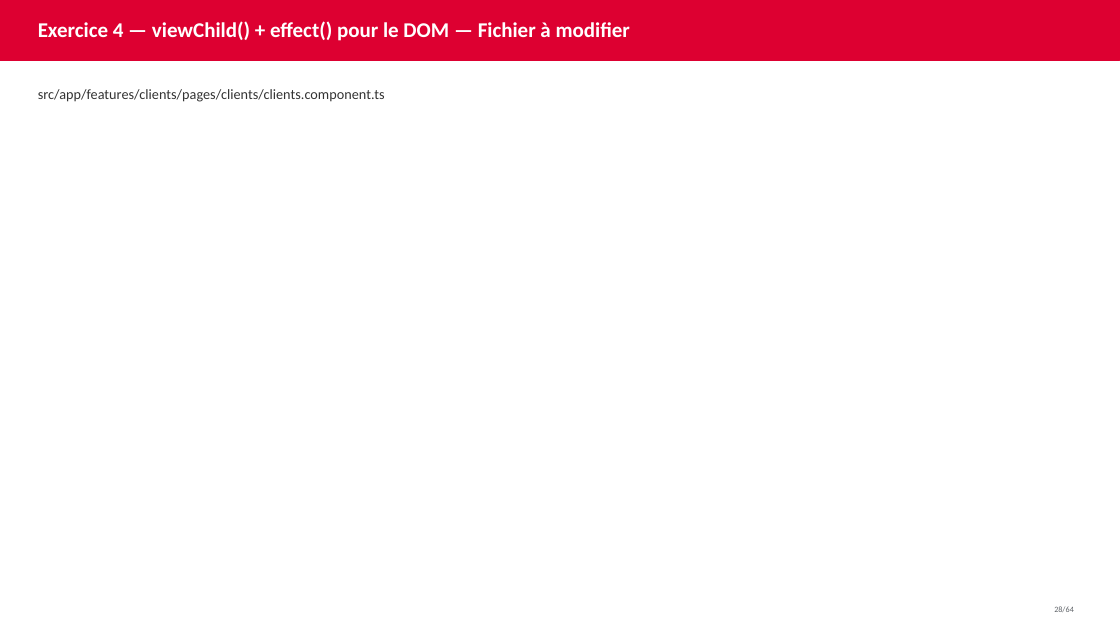
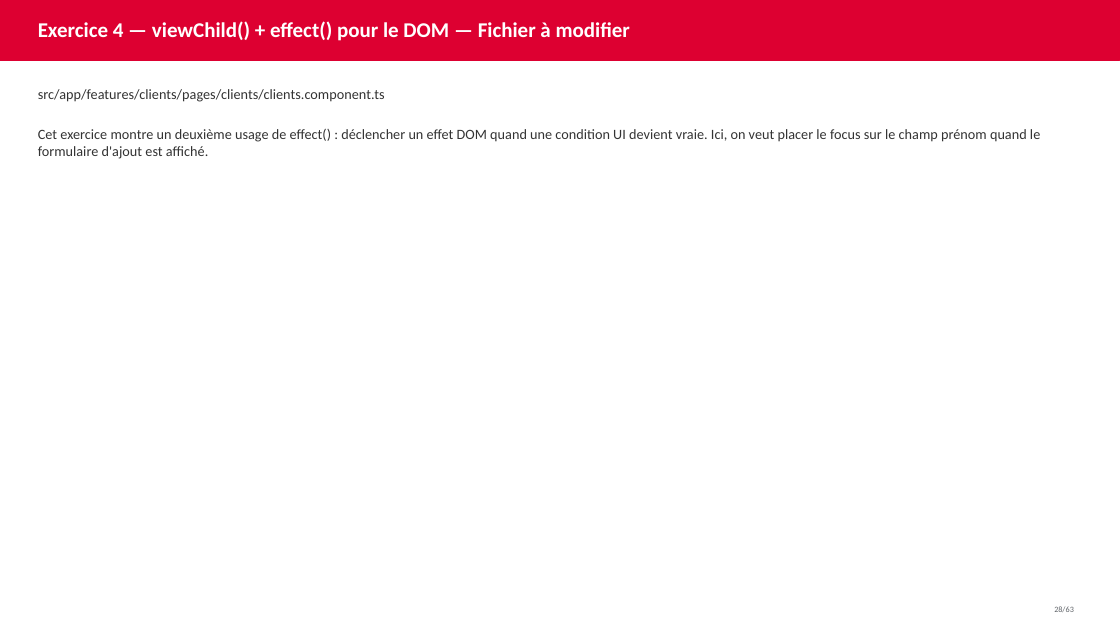
Before and after one commit to AchrafSlaoui/dojo-angular, a slide deck: slide 28 of docs/dojo-signals.pptx. Drawn at 1120x630 pixels with LibreOffice and Linux fonts; fonts in the diff are those of the drawing. Boxes give left, top, right and bottom in pixels: in the first picture for what was removed or moved away, otherwise in the second. Text is boxed around its words. In the diff, an @@ line names an element or a change of style, - is before the commit and + after.

Commit message:
simplifie effet focus exercice 4

```diff
--- a/docs/dojo-signals.pptx
+++ b/docs/dojo-signals.pptx
@@ text added at (x1=38, y1=129, x2=1040, y2=159), 12.2 pt, text #333333 @@
+Cet exercice montre un deuxième usage de effect() : déclencher un effet DOM quand une condition UI devient vraie. Ici, on veut placer le focus sur le champ prénom quand le formulaire d'ajout est affiché.
```
Also in this commit, not shown: 62 other slides changed, 1 slide removed, 1 other file.
